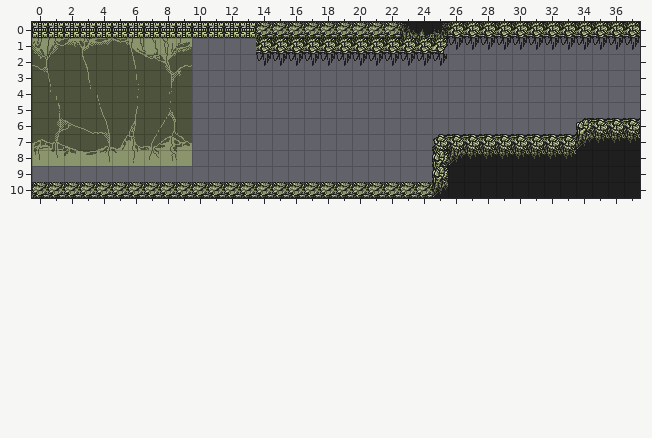
Two states of a Tiled map, data/level/level5.tmx. The picture above was drawn from the file before the commit.
Cells are 16x16 px. Shown: x 0..37, y 0..10.
After the commit:
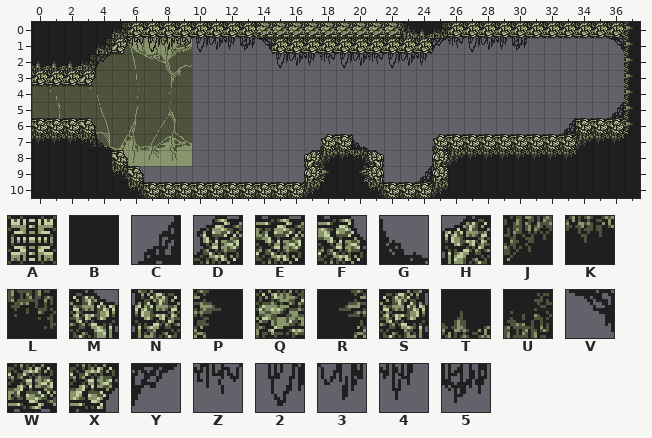
Key: from "tilemap": A 1, B 3, C 16, D 17, E 18, F 19, G 20, H 32, J 33, K 34, L 35, M 36, N 48, P 49, Q 50, R 51, S 52, T 66, U 67, V 80, W 82, X 83, Y 84, Z 96, 2 97, 3 98, 4 99, 5 100.
_ is an empty cell.
From the commit log: level 5 "good enough"
Edits made:
Layer "edge tiles":
Tile 3 becomes tile 2 in row 1 at x 27; in row 2 at x 15, 19 and 22.
The author put tile 2 in row 1 at x 7 and 10.
The author put tile 3 in row 1 at x 8 and 11.
Tile 3 becomes tile 4 in row 1 at x 29; in row 2 at x 17 and 24.
The author put tile 4 in row 1 at x 12.
Tile 3 becomes tile 5 in row 1 at x 30.
The author put tile 5 in row 1 at x 13.
Tile A becomes tile B in row 0 at x 0 to 4.
Tile K becomes tile B in row 7 at x 37.
Tile Q becomes tile B in row 10 at x 0 to 5 and 18 to 20.
The author put tile B in row 1 at x 0 to 3; in row 8 at x 0 to 4; in row 9 at x 0 to 4 and 19.
The author put tile C in row 5 at x 36; in row 6 at x 33; in row 9 at x 24.
The author put tile D in row 7 at x 18.
Tile H becomes tile E in row 6 at x 34.
Tile Q becomes tile E in row 10 at x 7 to 16 and 22 to 24.
The author put tile E in row 6 at x 0 to 2; in row 7 at x 19.
The author put tile F in row 6 at x 3; in row 8 at x 5; in row 9 at x 6.
The author put tile G in row 7 at x 4 and 20.
The author put tile H in row 8 at x 17.
Tile Q becomes tile J in row 10 at x 17.
The author put tile J in row 8 at x 18.
The author put tile K in row 7 at x 0 to 2; in row 8 at x 19.
Tile Q becomes tile L in row 10 at x 6 and 21.
The author put tile L in row 7 at x 3; in row 8 at x 20; in row 9 at x 5.
The author put tile M in row 8 at x 21.
The author put tile N in row 9 at x 17.
Tile 3 becomes tile P in row 1 at x 37.
Tile E becomes tile P in row 6 at x 37.
Tile W becomes tile P in row 0 at x 37.
The author put tile P in rows 2 to 5 at x 37; in row 9 at x 18.
The author put tile R in row 9 at x 20.
The author put tile S in row 9 at x 21.
The author put tile T in row 2 at x 0 to 2.
Tile A becomes tile U in row 0 at x 5.
The author put tile U in row 1 at x 4; in row 2 at x 3.
Tile 3 becomes tile V in row 1 at x 36.
Tile W becomes tile V in row 1 at x 14.
Tile A becomes tile W in row 0 at x 6 to 13.
The author put tile W in row 3 at x 0 to 2.
The author put tile X in row 1 at x 5; in row 3 at x 3.
Tile X becomes tile Y in row 1 at x 25.
The author put tile Y in row 2 at x 4.
Tile 3 becomes tile Z in row 1 at x 26; in row 2 at x 18 and 21.
The author put tile Z in row 1 at x 6 and 9.
The edit erases tile 3 in row 1 at x 31 to 35; in row 2 at x 14 and 25.
